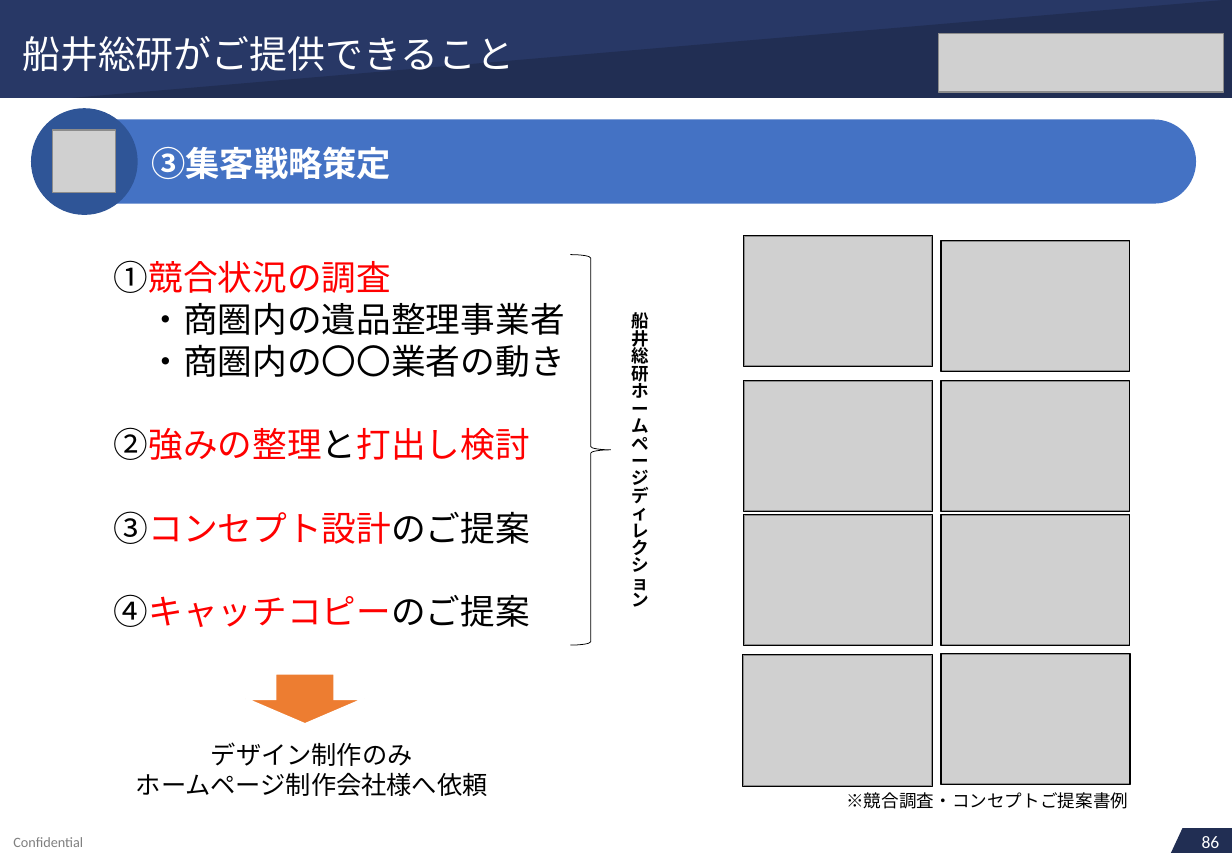
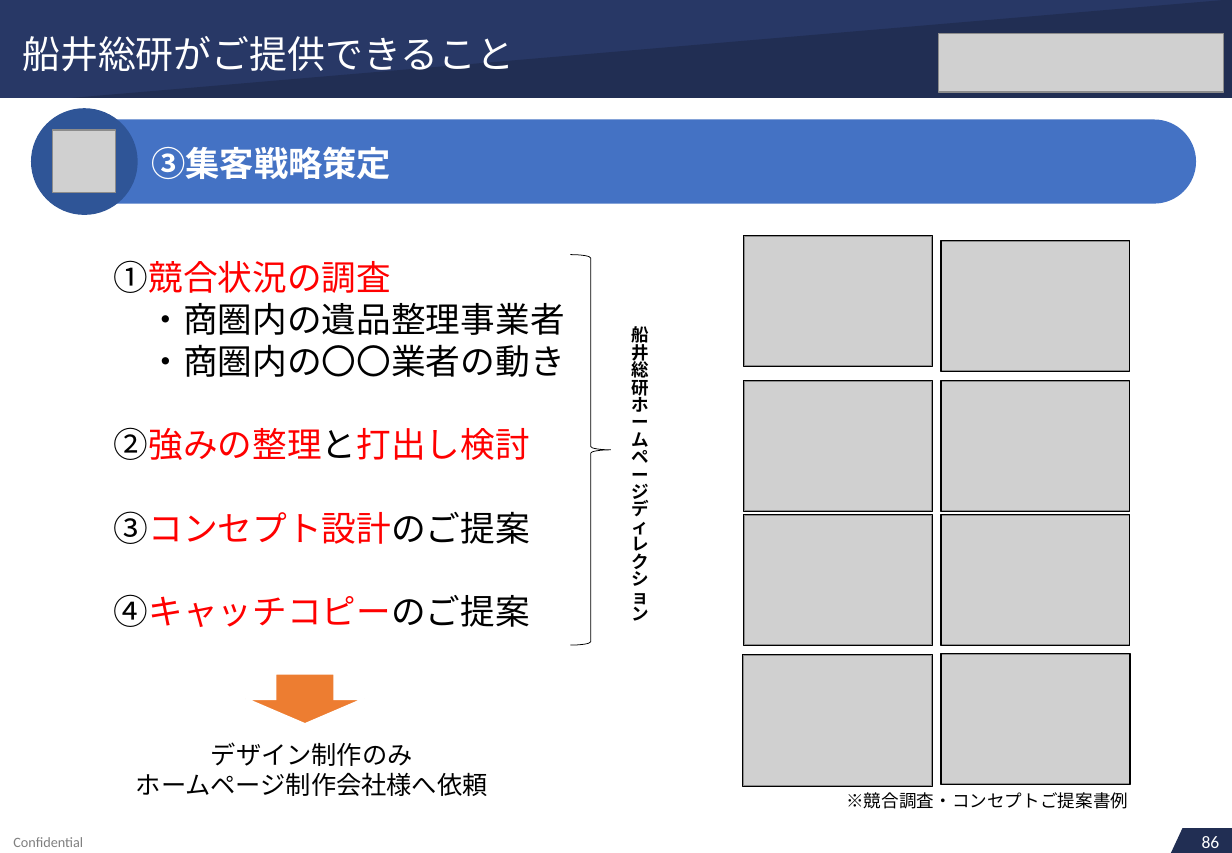
Before and after one commit to soshiro-iki-sys/-, a slide deck: slide 75 of proposals/REVIVAL_LINK様_ご提案書.pptx. Drawn at 1232x853 pixels with LibreOffice and Linux fonts; fonts in the diff are those of the drawing; grey boxes stand for pictures. Boxes give left, top, right and bottom in pixels: in the first picture for what was removed or moved away, otherwise in the second. Text is boxed around its words. In the diff, an @@ line names an element or a change of style, - is before the commit and + after.

```diff
--- a/proposals/REVIVAL_LINK様_ご提案書.pptx
+++ b/proposals/REVIVAL_LINK様_ご提案書.pptx
@@ text at [632, 323, 650, 346]: alignment left to centre; line spacing 1 to 22.1pt @@
@@ text at [632, 341, 650, 364]: alignment left to centre; line spacing 1 to 22.1pt @@
@@ text at [632, 358, 650, 621]: paragraphs added @@
+総
+ホ
+ム
+ー
+デ
+レ
+シ
+ン
@@ text removed at [632, 344, 650, 367] @@
-総
@@ text at [632, 376, 650, 608]: paragraphs added @@
+研
+ー
+ペ
+ジ
+ィ
+ク
+ョ
@@ text removed at [632, 362, 650, 385] @@
-研
@@ text removed at [632, 379, 650, 398] @@
-ホ
@@ text removed at [632, 397, 650, 420] @@
-ー
@@ text removed at [632, 418, 650, 433] @@
-ム
@@ text removed at [632, 432, 650, 450] @@
-ペ
@@ text removed at [632, 449, 650, 472] @@
-ー
@@ text removed at [632, 470, 650, 490] @@
-ジ
@@ text removed at [632, 484, 650, 504] @@
-デ
@@ text removed at [632, 501, 650, 524] @@
-ィ
@@ text removed at [632, 519, 650, 542] @@
-レ
@@ text removed at [632, 536, 650, 559] @@
-ク
@@ text removed at [632, 553, 650, 572] @@
-シ
@@ text removed at [632, 571, 650, 594] @@
-ョ
@@ text removed at [632, 588, 650, 607] @@
-ン
```
Also in this commit, not shown: 51 other slides changed, 4 other files.
